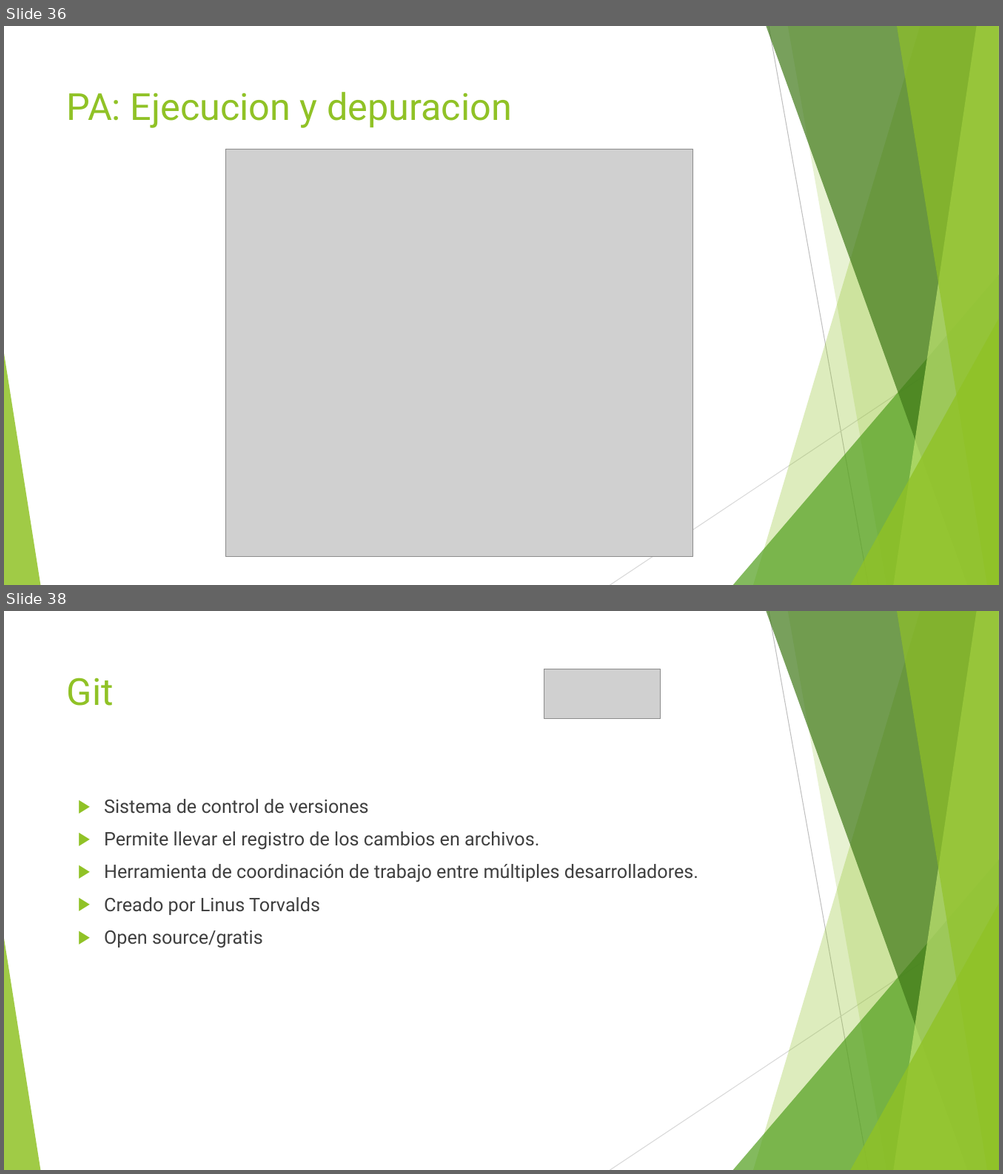
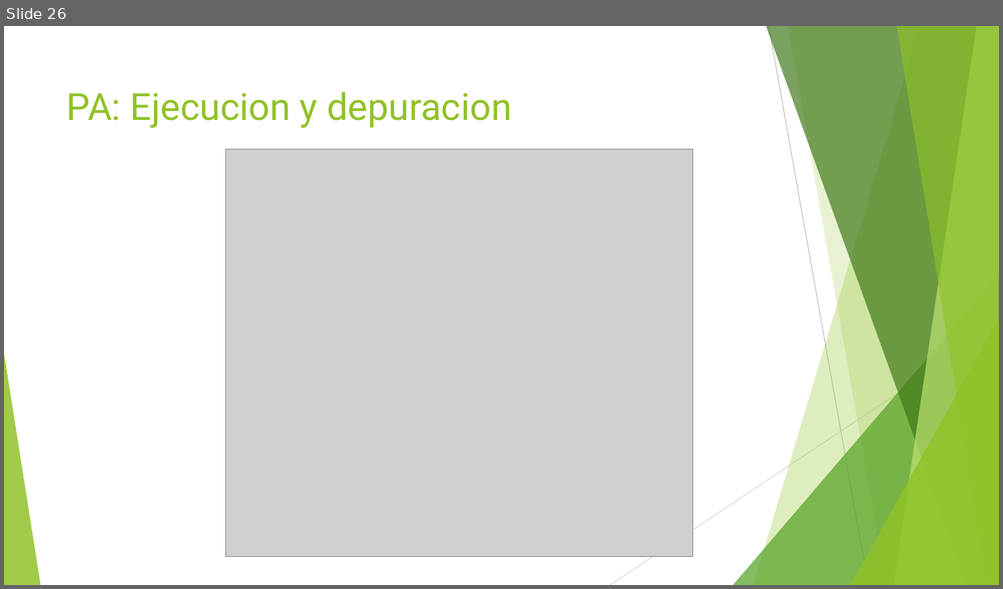
Before and after one commit to jomarnavarro/intro_automation, a slide deck: presentaciones/Selenium, Modulo 1.pptx. Shown one above the other, each under a label of ours: slides 36 and 38 before the commit, slide 26 after it; the slides between them are not shown. The pictures are 1003x1174 and 1003x589 pixels, drawn with LibreOffice and Linux fonts; fonts in the diff are those of the drawing; grey boxes stand for pictures. Boxes give left, top, right and bottom in pixels: in the first picture for what was removed or moved away, otherwise in the second. Text is boxed around its words. In the diff, an @@ line names an element or a change of style, - is before the commit and + after.

```diff
--- a/presentaciones/Selenium, Modulo 1.pptx
+++ b/presentaciones/Selenium, Modulo 1.pptx
@@ slide 38 removed at [4, 611, 999, 1170], background #FFFFFF; not listed: 10 template elements that a slide beside it also shows @@
@@ picture removed at [544, 669, 660, 718] @@
@@ title removed at [67, 678, 114, 706] @@
-Git
@@ text removed at [104, 799, 698, 948] @@
-▶ Sistema de control de versiones
-▶ Permite llevar el registro de los cambios en archivos.
-▶ Herramienta de coordinación de trabajo entre múltiples desarrolladores.
-▶ Creado por Linus Torvalds
-▶ Open source/gratis
@@ what was slide 36 is now slide 26 @@
```
Also in this commit, not shown: 26 other slides changed, 13 other slides removed, 18 other files.
